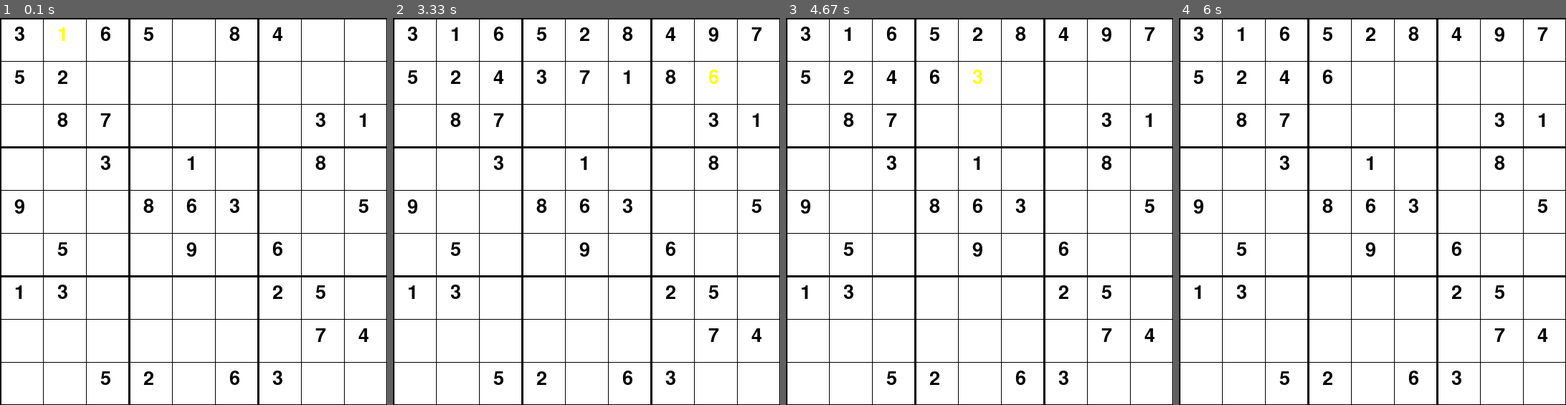
Above: before the commit, frames 1-4 (left to right).
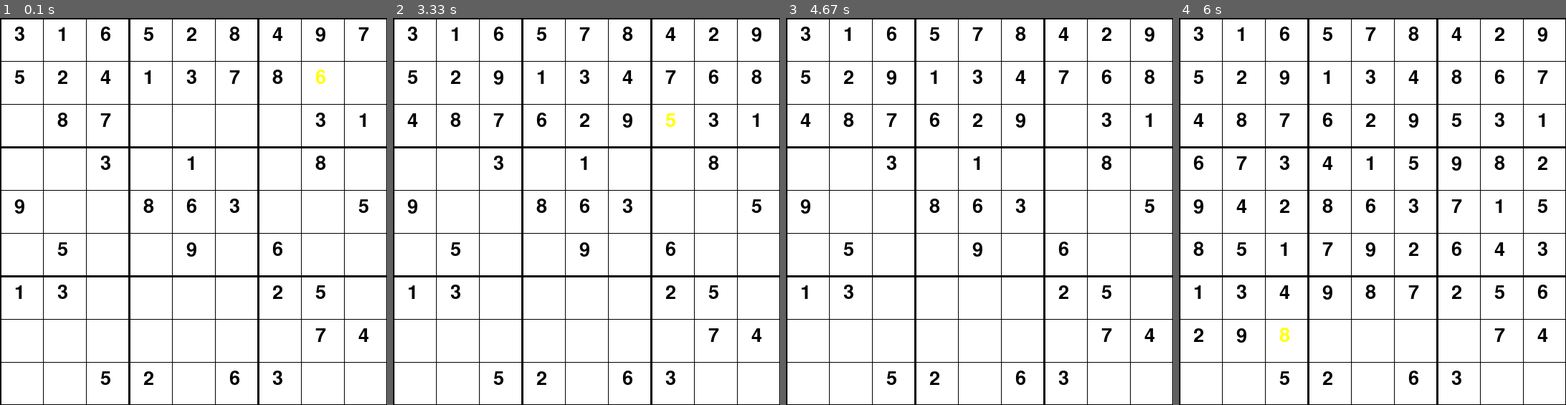
Above: after the commit, the same moments.

Repository: ARAVINTHAKSHAN2005/Sudoku-Solver
Game: pygame game, started from pygameapp.py
Same seed, same stepped clock (60 frames per second), same inputs: the game is played once before the commit and once after it.
Inputs:
- Up to frame 1 (0.1 s): no input
- Up to frame 2 (3.33 s): no input
- Up to frame 3 (4.67 s): no input
- Up to frame 4 (6 s): no input

The runs differ from the first frame. In frame 1, 0.5% of the frame differs, in the area x 15-96%, y 2-18%; in frame 2, 0.9%; in frame 3, 0.8%; in frame 4, 2.2%, in the area x 3-96%, y 2-84%.

Commit message:
fixed ubrupt close

Diff:
--- a/pygameapp.py
+++ b/pygameapp.py
@@ -64,14 +64,14 @@
         if is_valid(board, i, (row, col)):
             board[row][col] = i
             draw_board(board, current_cell=(row, col))
-            pygame.time.delay(100)  # Delay for visualization
+            pygame.time.delay(10)  # Delay for visualization
 
             if solve_sudoku(board):
                 return True
 
             board[row][col] = 0
             draw_board(board, backtrack_cell=(row, col))
-            pygame.time.delay(100)  # Delay for visualization
+            pygame.time.delay(10)  # Delay for visualization
 
     return False
 
@@ -116,6 +116,7 @@
     while run:
         for event in pygame.event.get():
             if event.type == pygame.QUIT:
+                print("Solved Board !")
                 run = False
 
     pygame.quit()
Not shown, changed: backend/templates/index.html
